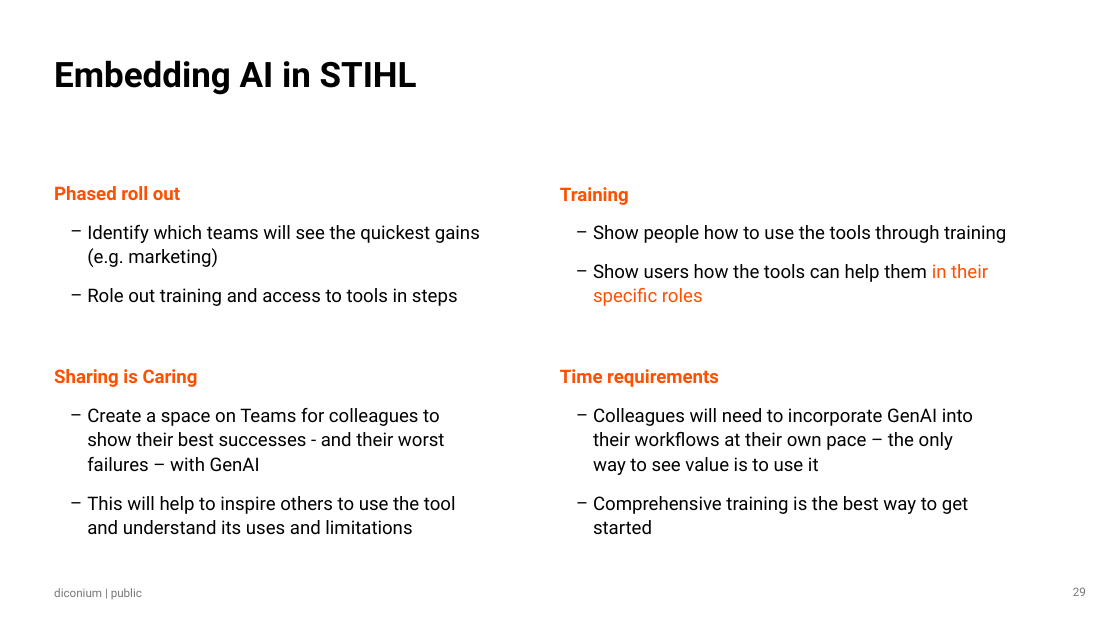
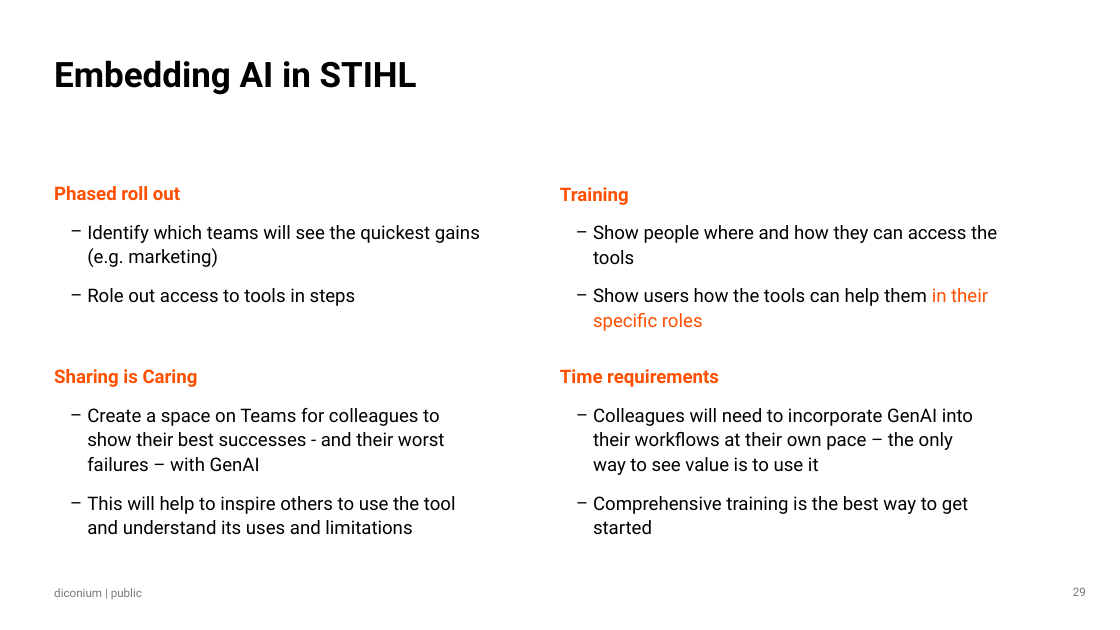
Before and after one commit to NeilSinclair/prompt_workshop, a slide deck: slide 29 of slides/AI Teach In STIHL v1.2.pptx. Drawn at 1120x630 pixels with LibreOffice and Linux fonts; fonts in the diff are those of the drawing; background and template pictures are left out. Boxes give left, top, right and bottom in pixels: in the first picture for what was removed or moved away, otherwise in the second. Text is boxed around its words. In the diff, an @@ line names an element or a change of style, - is before the commit and + after.

```diff
--- a/slides/AI Teach In STIHL v1.2.pptx
+++ b/slides/AI Teach In STIHL v1.2.pptx
@@ text at bbox=[593, 225, 997, 264]: text changed @@
-  − Show people how to use the tools through training
+  − Show people where and how they can access the tools
@@ text at bbox=[87, 288, 356, 306]: text changed @@
-  − Role out training and access to tools in steps
+  − Role out access to tools in steps
```
Also in this commit, not shown: 8 other slides changed.
